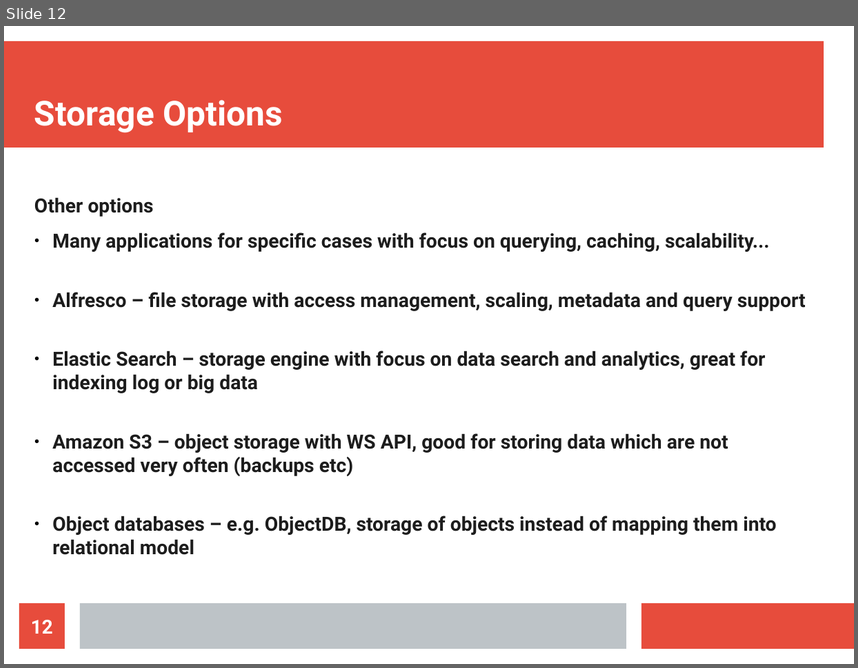
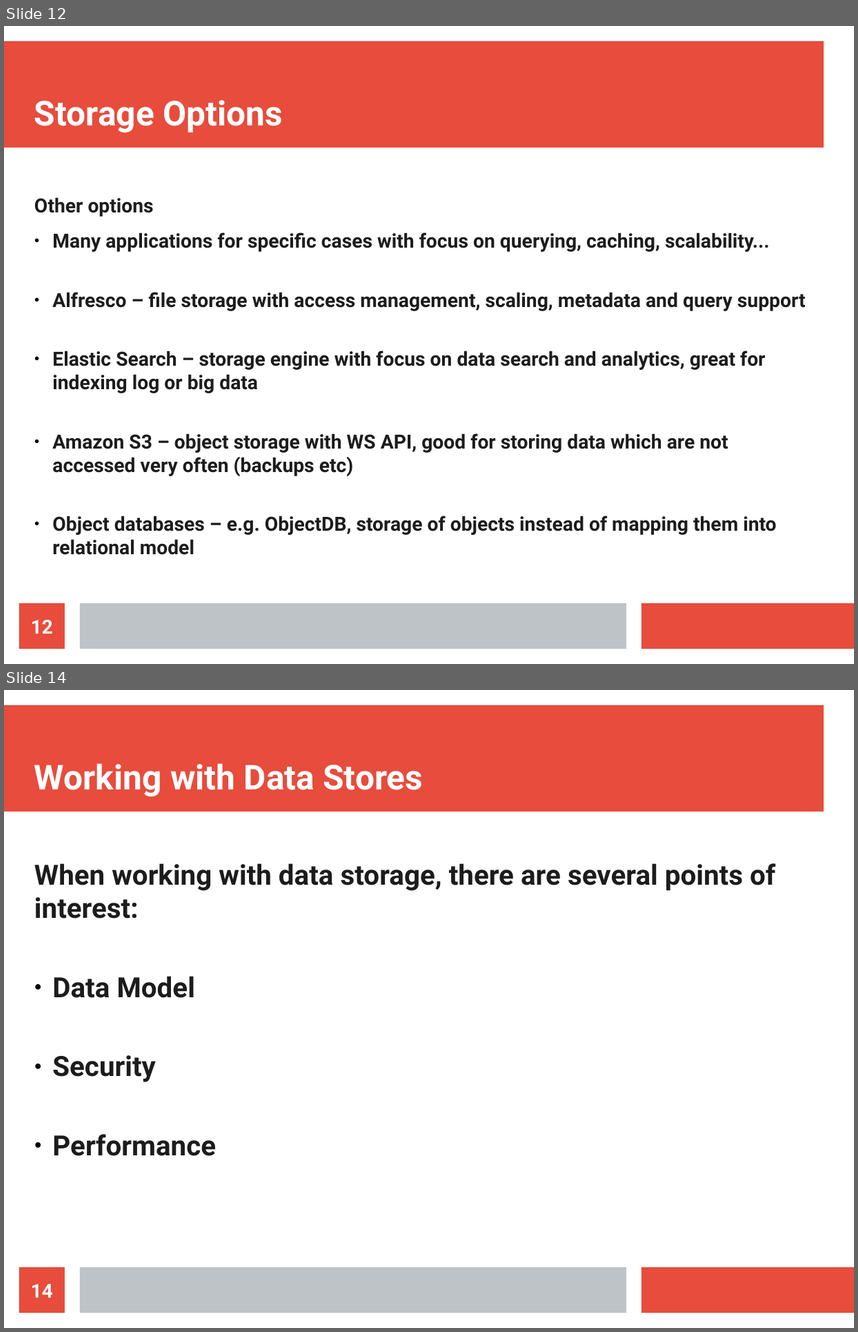
Before and after one commit to maxotta/pia-labs, a slide deck: lectures/persistence/01_persistence.odp. Shown one above the other, each under a label of ours: slide 12 before the commit, slides 12 and 14 after it; the slides between them are not shown. The pictures are 858x668 and 858x1332 pixels, drawn with LibreOffice and Linux fonts; fonts in the diff are those of the drawing. Boxes give left, top, right and bottom in pixels: in the first picture for what was removed or moved away, otherwise in the second. Text is boxed around its words. In the diff, an @@ line names an element or a change of style, - is before the commit and + after.

```diff
--- a/lectures/persistence/01_persistence.odp
+++ b/lectures/persistence/01_persistence.odp
@@ slide 14 added at (x1=4, y1=690, x2=854, y2=1328), background #FFFFFF; not listed: 3 template elements that a slide beside it also shows @@
@@ title added at (x1=34, y1=763, x2=423, y2=797), 32 pt, text #FFFFFF, bold @@
+Working with Data Stores
@@ text added at (x1=34, y1=863, x2=775, y2=1156), 26 pt, text #1C1C1C, bold @@
+When working with data storage, there are several points of interest:
+● Data Model
+● Security
+● Performance
@@ page number added at (x1=19, y1=1267, x2=65, y2=1312), fill #E74C3C, 18 pt, text #FFFFFF, bold @@
+14
```
Also in this commit, not shown: 28 other slides added, 1 slide removed, 2 other files.
